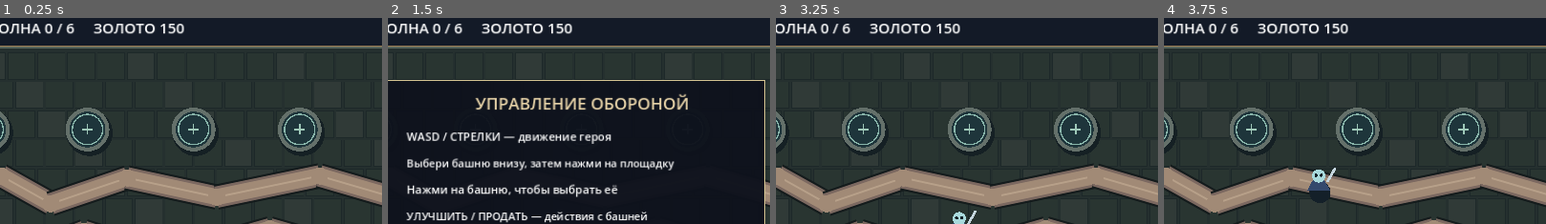
Above: before the commit, frames 1-4 (left to right).
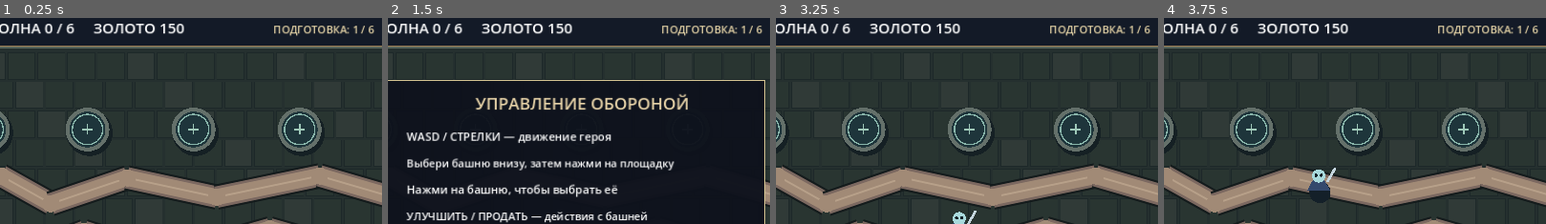
Above: after the commit, the same moments.

Repository: DoctorStrangeSH/Last-Ritual
Game: Godot game, scene res://scenes/topdown_td_prototype.tscn
The game is run twice, just before and just after one commit, with the same random seed, the same clock (stepped at 60 frames per second) and the same inputs. This scene is started directly instead of the project's main scene.
Inputs (mouse positions are % of the whole screen's width and height, from its top left):
- Up to frame 1 (0.25 s): no input
- Up to frame 2 (1.5 s): tap Enter at 0.5 s; move the mouse to (72, 47) at 0.52 s; hold Right (ui_right) 0.53-1.28 s; tap H at 0.6 s; click (72, 47) at 0.67 s; tap Space at 0.77, 1.25 s; move the mouse to (30, 57) at 1.27 s; hold Down (ui_down) from 1.28 s (still down); tap E at 1.35 s
- Up to frame 3 (3.25 s): tap Space at 1.52, 2.75, 3.02 s; tap Enter at 2 s; move the mouse to (60, 29) at 2.02 s; release Down (ui_down) at 2.03 s; hold Right (ui_right) 2.03-2.78 s; tap R at 2.1 s; move the mouse to (45, 73) at 2.77 s; hold Up (ui_up) from 2.78 s (still down); tap H at 2.85 s; click (45, 73) at 2.92 s
- Up to frame 4 (3.75 s): move the mouse to (80, 68) at 3.52 s; release Up (ui_up) at 3.53 s; hold Left (ui_left) from 3.53 s (still down); tap E at 3.6 s
The pictures show only the part of the screen within x 26-76%, y 3-53%; the shares and areas given below are measured in that part.

The runs differ from the first frame. In frame 1, 0.6% of the frame differs, in the area x 71-98%, y 3-9%; in frame 2, 0.6%; in frame 3, 0.6%; in frame 4, 0.6%.

Commit message:
Этап 189: понятный статус шестиступенчатой осады (#189)
* feat(ui): show contextual six-wave siege progress status

* test(ui): verify siege status in preparation, wave and results

* docs: mark full-run regression merged and siege HUD in progress

Diff:
--- a/scripts/topdown_td_prototype.gd
+++ b/scripts/topdown_td_prototype.gd
@@ -106,6 +106,17 @@
         sfx.play_effect("kill")
     queue_redraw()
     return true
+
+func siege_progress_label() -> String:
+    if defense_state == "won":
+        return "ОСАДА ОТБИТА"
+    if defense_state == "lost":
+        return "ОБОРОНА ПРОВАЛЕНА"
+    if wave_number >= SIEGE_WAVES:
+        return "ПОСЛЕДНЯЯ ВОЛНА"
+    if enemies.is_empty():
+        return "ПОДГОТОВКА: %d / %d" % [wave_number + 1, SIEGE_WAVES]
+    return "ОБОРОНА: %d / %d" % [wave_number, SIEGE_WAVES]
 
 func upcoming_wave_summary() -> String:
     if wave_number >= SIEGE_WAVES:
@@ -1051,7 +1062,8 @@
         draw_string(ThemeDB.fallback_font, Vector2(485, 301), "ПОБЕДА" if defense_state == "won" else "АЛТАРЬ ПАЛ", HORIZONTAL_ALIGNMENT_LEFT, -1, 28, Color.WHITE)
         draw_rect(RESTART_BUTTON, Color("#8ca9bc"))
         draw_string(ThemeDB.fallback_font, Vector2(480, 386), "НАЧАТЬ ЗАНОВО", HORIZONTAL_ALIGNMENT_LEFT, -1, 20, Color.WHITE)
-    draw_string(ThemeDB.fallback_font, Vector2(66, 45), "АЛТАРЬ %d / 100     ВОЛНА %d / 6     ЗОЛОТО %d" % [altar_hp, wave_number, coins], HORIZONTAL_ALIGNMENT_LEFT, -1, 22, Color.WHITE)
+    draw_string(ThemeDB.fallback_font, Vector2(66, 45), "АЛТАРЬ %d / 100     ВОЛНА %d / %d     ЗОЛОТО %d" % [altar_hp, wave_number, SIEGE_WAVES, coins], HORIZONTAL_ALIGNMENT_LEFT, -1, 22, Color.WHITE)
+    draw_string(ThemeDB.fallback_font, Vector2(710, 45), siege_progress_label(), HORIZONTAL_ALIGNMENT_LEFT, -1, 16, Color("#e8d6a8"))
     if selected_slot >= 0 and selected_slot < slots.size() and slots[selected_slot]["tower"] != "":
         draw_rect(TARGET_BUTTON, Color("#385a63"))
         draw_rect(TARGET_BUTTON, Color("#e5c985"), false, 2.0)
--- a/tests/topdown_smoke.gd
+++ b/tests/topdown_smoke.gd
@@ -594,6 +594,20 @@
         check(strategy_budget.tower_build_budget("bone", 2) + strategy_budget.tower_build_budget("fire", 2) + strategy_budget.tower_build_budget("necro", 2) == 195, "All three level-two towers require later income")
         check(strategy_budget.tower_build_budget("unknown", 2) == -1 and strategy_budget.tower_build_budget("bone", 4) == -1, "Invalid tower budgets rejected")
         strategy_budget.queue_free()
+    if specialization_balance_scene != null:
+        var siege_status = specialization_balance_scene.instantiate()
+        root.add_child(siege_status)
+        check("ПОДГОТОВКА: 1 / 6" in siege_status.siege_progress_label(), "Siege HUD identifies first preparation")
+        check(siege_status.start_wave() and "ОБОРОНА: 1 / 6" in siege_status.siege_progress_label(), "Siege HUD identifies active first wave")
+        siege_status.enemies.clear()
+        check("ПОДГОТОВКА: 2 / 6" in siege_status.siege_progress_label(), "Siege HUD identifies next preparation")
+        siege_status.wave_number = siege_status.SIEGE_WAVES
+        check(siege_status.siege_progress_label() == "ПОСЛЕДНЯЯ ВОЛНА", "Siege HUD awaits final clear")
+        siege_status.defense_state = "won"
+        check(siege_status.siege_progress_label() == "ОСАДА ОТБИТА", "Siege HUD identifies victory")
+        siege_status.defense_state = "lost"
+        check(siege_status.siege_progress_label() == "ОБОРОНА ПРОВАЛЕНА", "Siege HUD identifies defeat")
+        siege_status.queue_free()
     var synergy_scene = load("res://scenes/topdown_td_prototype.tscn")
     if synergy_scene != null:
         var synergy = synergy_scene.instantiate()
Not shown, changed: docs/ROADMAP.md
